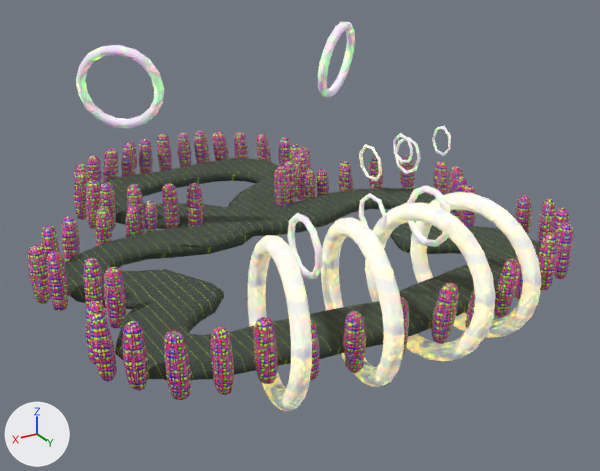
The glTF model racetrack.glb, before and after one commit.
Rendered twice from a 50 mm lens placed at (35.6, 41.5, 21.5), pointed at (9.4, -2.3, -0.3). The axes (+X, +Y, +Z) are drawn at lower left. The lights are the same throughout. Where no turn or scale is listed for an object, it has been applied to the vertices.

In view in the first picture: 'MAIN ROAD', 'RING', 'RING.001', 'RING.002', 'RING.003', 'RING.004', 'RING.005', 'RING.006', 'RetopRINGo_inst_4.003', 'Retopo_inst_5', 'SMALLRING.001'.
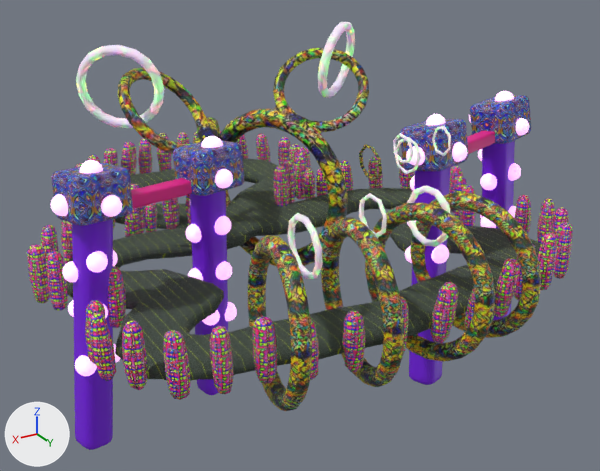
Where the newer file only moved an object's origin or applied its transform, the numbers keep the older frame.

Edits to the bpy script that builds the scene:
```text
Change mat_material_046:
    where n0 = _N.new('ShaderNodeBsdfPrincipled'); n0.name = 'Principled BSDF'
    remove n0.inputs[0].default_value = (1.0, 1.0, 1.0, 1.0)  # 'Base Color', white #ffffff
    remove n0.inputs[1].default_value = 1.0  # 'Metallic'
    remove n0.inputs[2].default_value = 1.0  # 'Roughness'
    remove n0.inputs[28].default_value = 1.0  # 'Emission Strength'
    where n2 = _N.new('ShaderNodeTexImage'); n2.name = 'Image Texture'
    remove _L.new(n2.outputs[0], n0.inputs[27])  # 'Color' to 'Emission Color'
    add _L.new(n2.outputs[0], n0.inputs[0])  # 'Color' to 'Base Color'
Add ob_rings:
    ob_rings = bpy.data.objects.new('RINGS', me_mesh_001)  # 1281 vertices, 2574 faces; spans x 2.2..19.8, y -12.4..-1.8, z -4.6..10.7; in mat_material_046 (picture img_download__8)
    ob_rings.location = (0.0, 0.0, 0.0)
Add ob_retopo_inst_19:
    ob_retopo_inst_19 = bpy.data.objects.new('Retopo_inst_19', me_mesh_012)  # 2927 vertices, 5846 faces; spans x -5.0..5.7, y 1.4..6.8, z -8.7..6.5; in mat_pole (purple #781ce7)
    ob_retopo_inst_19.location = (0.0, 0.0, 0.0)
Add ob_retopo_inst_18:
    ob_retopo_inst_18 = bpy.data.objects.new('Retopo_inst_18', me_mesh_010)  # 2940 vertices, 5872 faces; spans x -5.21..6.21, y 0.52..6.57, z 5.45..8.48; in mat_cube (picture img_download__17)
    ob_retopo_inst_18.location = (0.0, 0.0, 0.0)
Add ob_retopo_inst_17:
    ob_retopo_inst_17 = bpy.data.objects.new('Retopo_inst_17', me_mesh_011)  # 3040 vertices, 6076 faces; spans x -3.47..4.4, y 2.1..5.33, z 5.68..6.66; in mat_material_043 (pink #e71d8d)
    ob_retopo_inst_17.location = (0.0, 0.0, 0.0)
Add ob_retopo_inst_16:
    ob_retopo_inst_16 = bpy.data.objects.new('Retopo_inst_16', me_mesh_009)  # 2665 vertices, 5226 faces; spans x -5.47..6.51, y 0.48..6.77, z -3.45..8.88; in mat_polelights (white #ffffff)
    ob_retopo_inst_16.location = (0.0, 0.0, 0.0)
Add ob_retopo_inst_15:
    ob_retopo_inst_15 = bpy.data.objects.new('Retopo_inst_15', me_mesh_013)  # 2665 vertices, 5226 faces; spans x 14.47..26.31, y -2.2..3.34, z -3.91..8.47; in mat_polelights (white #ffffff)
    ob_retopo_inst_15.location = (0.0, 0.0, 0.0)
Add ob_retopo_inst_14:
    ob_retopo_inst_14 = bpy.data.objects.new('Retopo_inst_14', me_mesh_018)  # 3040 vertices, 6076 faces; spans x 16.51..24.26, y -0.65..1.98, z 5.18..6.28; in mat_material_043 (pink #e71d8d)
    ob_retopo_inst_14.location = (0.0, 0.0, 0.0)
Add ob_retopo_inst_13:
    ob_retopo_inst_13 = bpy.data.objects.new('Retopo_inst_13', me_mesh_014)  # 2940 vertices, 5872 faces; spans x 14.82..25.94, y -2.02..3.14, z 4.92..8.05; in mat_cube (picture img_download__17)
    ob_retopo_inst_13.location = (0.0, 0.0, 0.0)
Add ob_retopo_inst_12:
    ob_retopo_inst_12 = bpy.data.objects.new('Retopo_inst_12', me_mesh_015)  # 2927 vertices, 5846 faces; spans x 15.8..26.4, y -1.8..2.2, z -8.9..6.2; in mat_pole (purple #781ce7)
    ob_retopo_inst_12.location = (0.0, 0.0, 0.0)
```

Location of each change, (x1, y1, x2, y2) in pixels of the pictures (600 x 471 px):
'Retopo_inst_12', added (purple)
    after: (72, 190, 228, 450)
'RINGS', added
    after: (118, 48, 369, 266)
'Retopo_inst_13', added
    after: (51, 140, 244, 226)
'RING.003', recoloured
    both: (365, 203, 495, 361)
'RING', recoloured
    both: (248, 235, 312, 411)
'RING.001', recoloured
    both: (321, 217, 404, 387)
'RetopRINGo_inst_4.003', recoloured
    both: (410, 192, 541, 338)
'Retopo_inst_18', added
    after: (400, 96, 531, 171)
'Retopo_inst_19', added (purple)
    after: (409, 140, 515, 385)
'Retopo_inst_15', added
    after: (50, 136, 237, 376)
'Retopo_inst_16', added
    after: (405, 91, 529, 264)
'Retopo_inst_14', added (pink)
    after: (131, 178, 192, 209)
'Retopo_inst_17', added (pink)
    after: (467, 131, 495, 154)
'RING.006', recoloured
    both: (359, 144, 382, 181)
